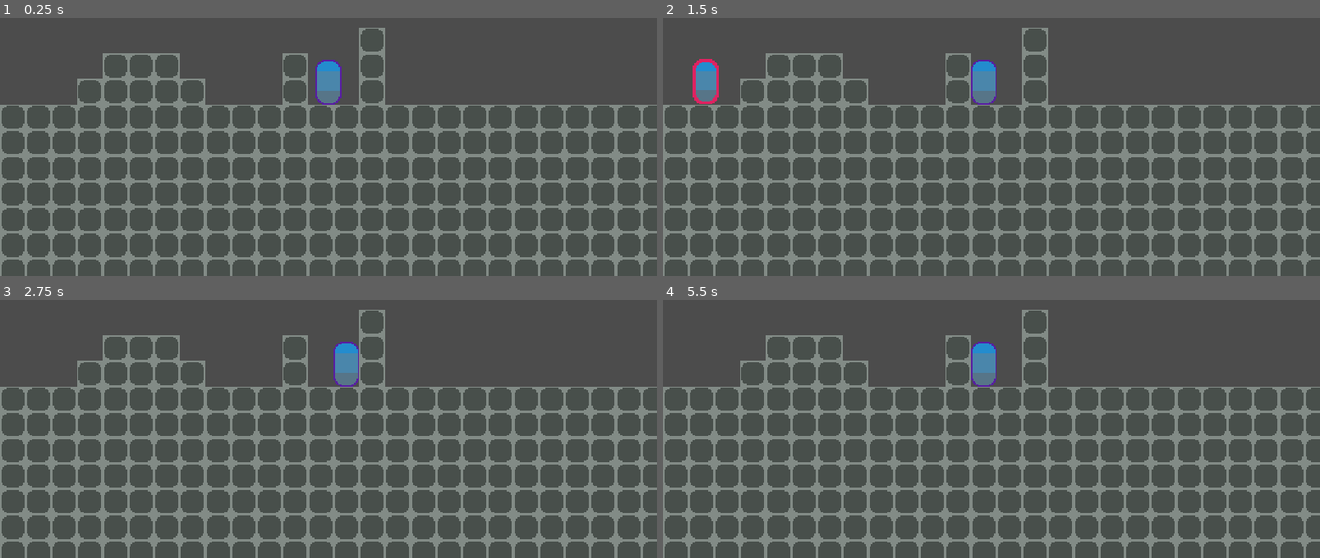
Above: before the commit, frames 1-4 (two rows, left to right).
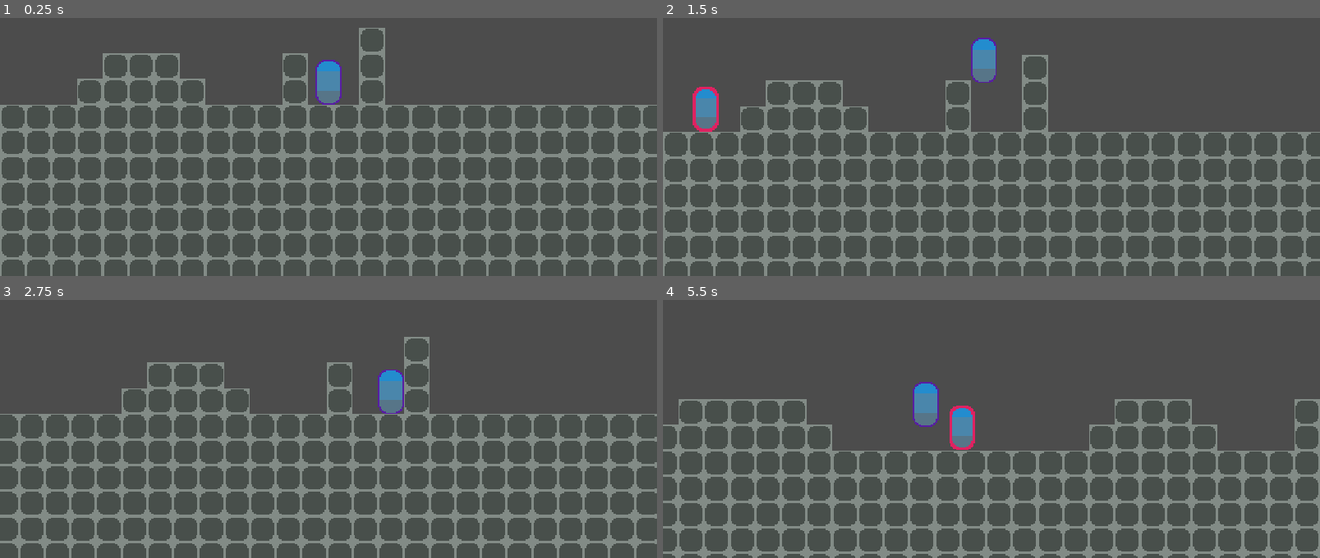
Above: after the commit, the same moments.

Repository: demanxd/YAPS_BO
Game: Godot game, scene res://aux_tscn/Empty_scene.tscn
Two runs of this game, one before a commit and one after it. Both use one fixed random seed, a clock stepped at 60 frames per second and the inputs below.
Inputs:
- Up to frame 1 (0.25 s): no input
- Up to frame 2 (1.5 s): tap Enter at 0.5 s; hold D (move_right) 0.53-1.28 s; tap Space (jump) at 0.6, 0.77, 1.07, 1.35 s; hold A (move_left) from 1.28 s (still down)
- Up to frame 3 (2.75 s): tap Space (jump) at 1.52, 1.82, 2.1 s; release A (move_left) at 2.03 s; hold D (move_right) from 2.03 s (still down)
- Up to frame 4 (5.5 s): tap Space (jump) at 2.85, 3.02, 3.32, 3.6, 3.77, 4.07, 4.35, 4.52, 4.82, 5.1 s; release D (move_right) at 3.53 s; hold A (move_left) from 3.53 s (still down)

The runs differ from the first frame. In frame 1, less than 0.1% of the frame differs, in the area x 48-52%, y 17-33%; in frame 2, 12%; in frame 3, 24%; in frame 4, 32%, in the area x 0-100%, y 3-100%.

Commit message:
Added a square gravity law on falling. Gravity set's in "5"

Diff:
--- a/Project_Rise/godot/BlockOut/aux_tscn/Empty_scene.tscn
+++ b/Project_Rise/godot/BlockOut/aux_tscn/Empty_scene.tscn
@@ -19,7 +19,9 @@
 collision_mask = 35
 speed_base = Vector2( 220, 5 )
 is_moveble = true
-MAX_JUMP_DISTANCE = 120
+jump_height = 80
+MAX_JUMP_DISTANCE = 40
+local_gravity = 5
 
 [node name="MainCamera" parent="Player" instance=ExtResource( 3 )]
 current = true
--- a/Project_Rise/godot/BlockOut/aux_tscn/Player.gd
+++ b/Project_Rise/godot/BlockOut/aux_tscn/Player.gd
@@ -6,7 +6,9 @@
 
 const FLOOR_DETECT_DISTANCE = 20.0
 export var MAX_JUMP_DISTANCE = 0
+export var local_gravity = 1 #delete later
 var in_jump = false
+onready var local_MJD
 
 export(String) var action_suffix = ""
 
@@ -20,7 +22,8 @@
 
 
 func _ready():
-	pass
+	local_MJD = jump_height * gravity
+#	pass
 
 
 # Physics process is a built-in loop in Godot.
@@ -49,15 +52,22 @@
 
 		_velocity = calculate_move_velocity(_velocity, direction, speed)
 
-		var snap_vector = Vector2.DOWN * FLOOR_DETECT_DISTANCE if direction.y == 0.0 else Vector2.ZERO
+#		var snap_vector = Vector2.DOWN * FLOOR_DETECT_DISTANCE if direction.y == 0.0 else Vector2.ZERO
 		var is_on_platform = is_on_floor()
-#		jump()
+#		jump(true) #if direction.y == 1 else false)
+
+		_velocity.y += pow(gravity,2)
+
+		if (direction.y):
+			_velocity.y -= local_MJD
 
 		if (-_velocity.y >= max_h):
 			max_h = -_velocity.y
 
 		if debug:
-			print_debug(self.name + ": max_h = " + String(max_h))
+			print(self.name + ": velocity y = " + String(-_velocity.y))
+#			if direction.y == 1:
+#				print(String(direction.x) + "; " + String(direction.y))
 
 		_velocity = move_and_slide(_velocity, Vector2.UP)
 		for i in get_slide_count():
@@ -66,18 +76,20 @@
 				collision.collider.collide_with(collision, self)
 
 
-func jump() -> void:
-	if self.is_on_floor() or in_jump:
-		if Input.is_action_just_pressed("jump" + action_suffix):
-			in_jump = true
-		if _velocity.y >= -MAX_JUMP_DISTANCE and in_jump:
-			_velocity.y -= speed.y * gravity
-			if _velocity.y <= -MAX_JUMP_DISTANCE:
-				in_jump = false
-	elif not self.is_on_floor() and not in_jump:
-		_velocity.y += speed.y * gravity
-	else:
-		_velocity.y = 0
+func jump(dir_y) -> void:
+#	if self.is_on_floor() or in_jump:
+#	if dir_y:#Input.is_action_just_pressed("jump" + action_suffix):
+#		in_jump = true
+#		_velocity.y -= speed.y
+#	if _velocity.y >= -MAX_JUMP_DISTANCE and in_jump:
+#		_velocity.y -= _velocity.y * gravity
+#		if _velocity.y <= -MAX_JUMP_DISTANCE:
+#			in_jump = false
+#	elif not in_jump:
+#		_velocity.y += _velocity.y * gravity
+#	else:
+#		_velocity.y = 0
+	_velocity.y += MAX_JUMP_DISTANCE
 
 
 func get_direction():
@@ -105,17 +117,17 @@
 #		# Decrease the Y velocity by multiplying it, but don't set it to 0
 #		# as to not be too abrupt.
 #		velocity.y *= 0.4
-	if direction.y:
-		in_jump = true
-	if in_jump:
-		if _velocity.y >= -MAX_JUMP_DISTANCE and in_jump:
-			_velocity.y -= speed.y * gravity
-			if _velocity.y <= -MAX_JUMP_DISTANCE:
-				in_jump = false
-	elif not in_jump:
-		_velocity.y += speed.y * gravity
-	else:
-		_velocity.y = 0
+#	if direction.y:
+#		in_jump = true
+#	if in_jump:
+#		if _velocity.y >= -MAX_JUMP_DISTANCE and in_jump:
+#			_velocity.y -= speed.y * gravity
+#			if _velocity.y <= -MAX_JUMP_DISTANCE:
+#				in_jump = false
+#	elif not in_jump:
+#		_velocity.y += speed.y * gravity
+#	else:
+#		_velocity.y = 0
 
 	return velocity
 
--- a/Project_Rise/godot/BlockOut/project.godot
+++ b/Project_Rise/godot/BlockOut/project.godot
@@ -85,7 +85,7 @@
 
 2d/physics_engine="GodotPhysics"
 2d/cell_size=20
-2d/default_gravity=1
+2d/default_gravity=5
 
 [rendering]
 
